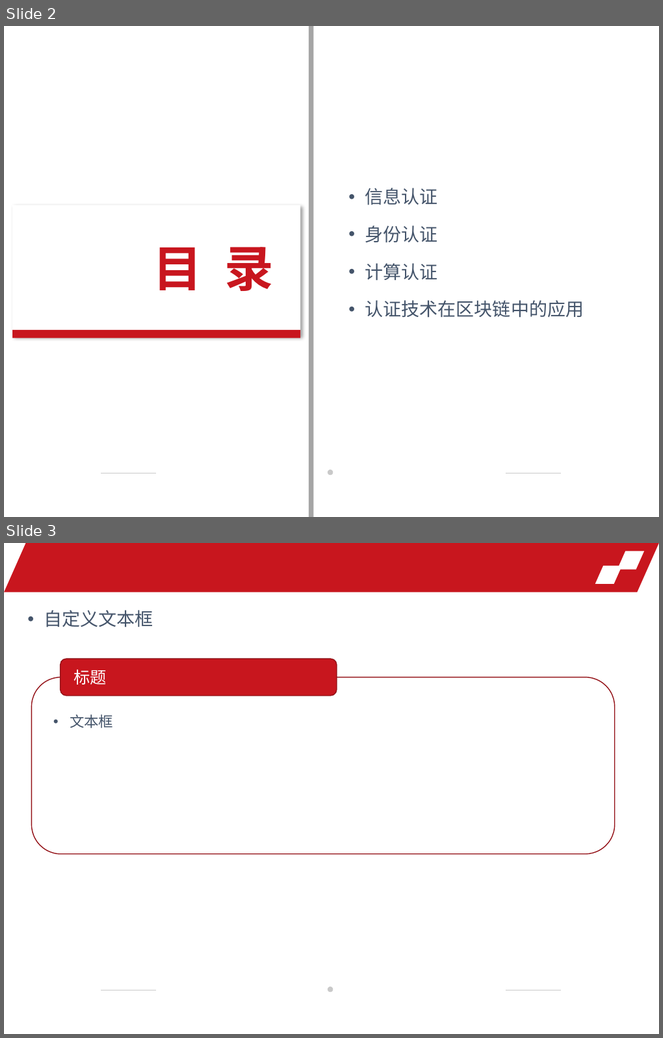
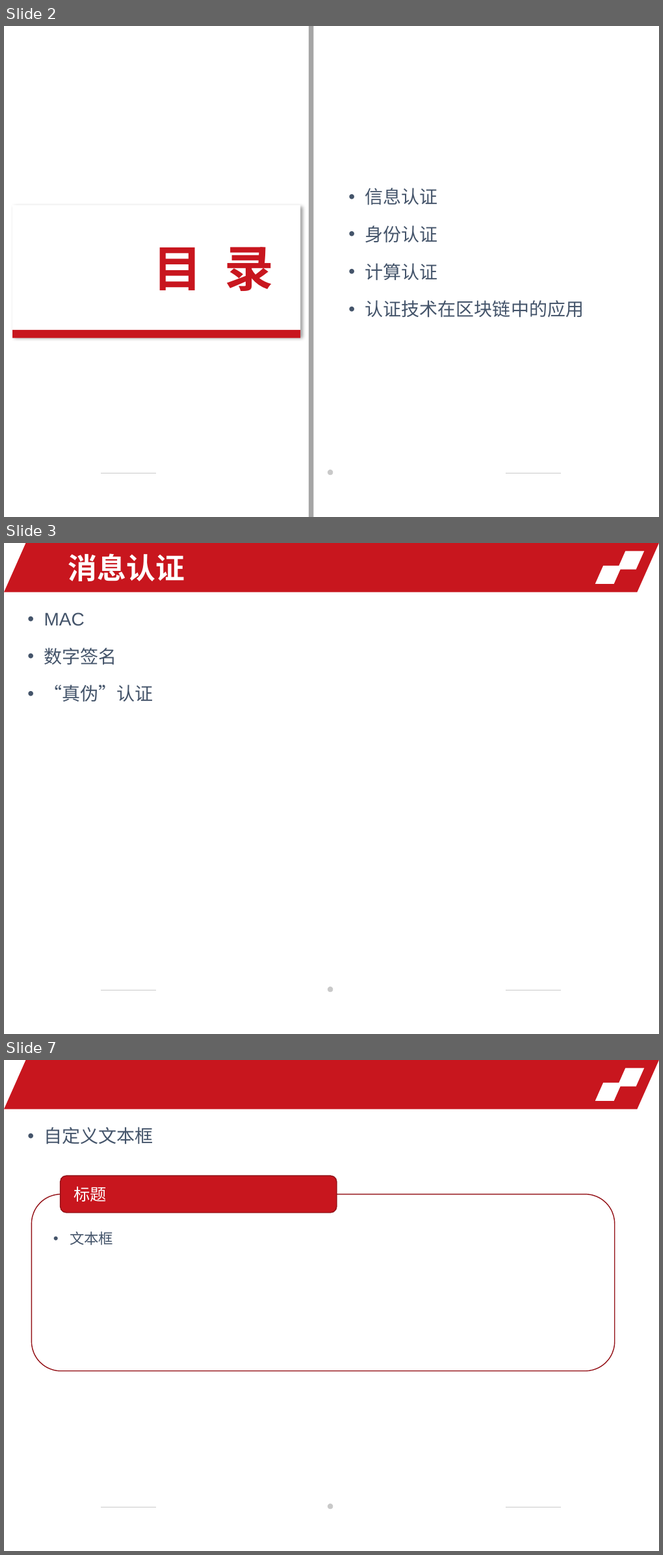
Before and after one commit to Voidkai/Authentication-and-Application, a slide deck: 认证技术调研.pptx. Shown one above the other, each under a label of ours: slides 2 and 3 before the commit, slides 2, 3 and 7 after it; the slides between them are not shown. The pictures are 663x1038 and 663x1555 pixels, drawn with LibreOffice and Linux fonts; fonts in the diff are those of the drawing; background and template pictures are left out. Boxes give left, top, right and bottom in pixels: in the first picture for what was removed or moved away, otherwise in the second. Text is boxed around its words. In the diff, an @@ line names an element or a change of style, - is before the commit and + after.

```diff
--- a/认证技术调研.pptx
+++ b/认证技术调研.pptx
@@ slide 3 added at [4,543,659,1034], background picture (left out); not listed: 6 template elements that a slide beside it also shows @@
@@ text added at [68,553,185,581], 32 pt, text #FFFFFF, bold @@
+消息认证
@@ text added at [44,613,154,702], 20 pt, text #44546A @@
+• MAC
+• 数字签名
+• “真伪”认证
@@ what was slide 3 is now slide 7 @@
```
Also in this commit, not shown: 3 other slides added.
